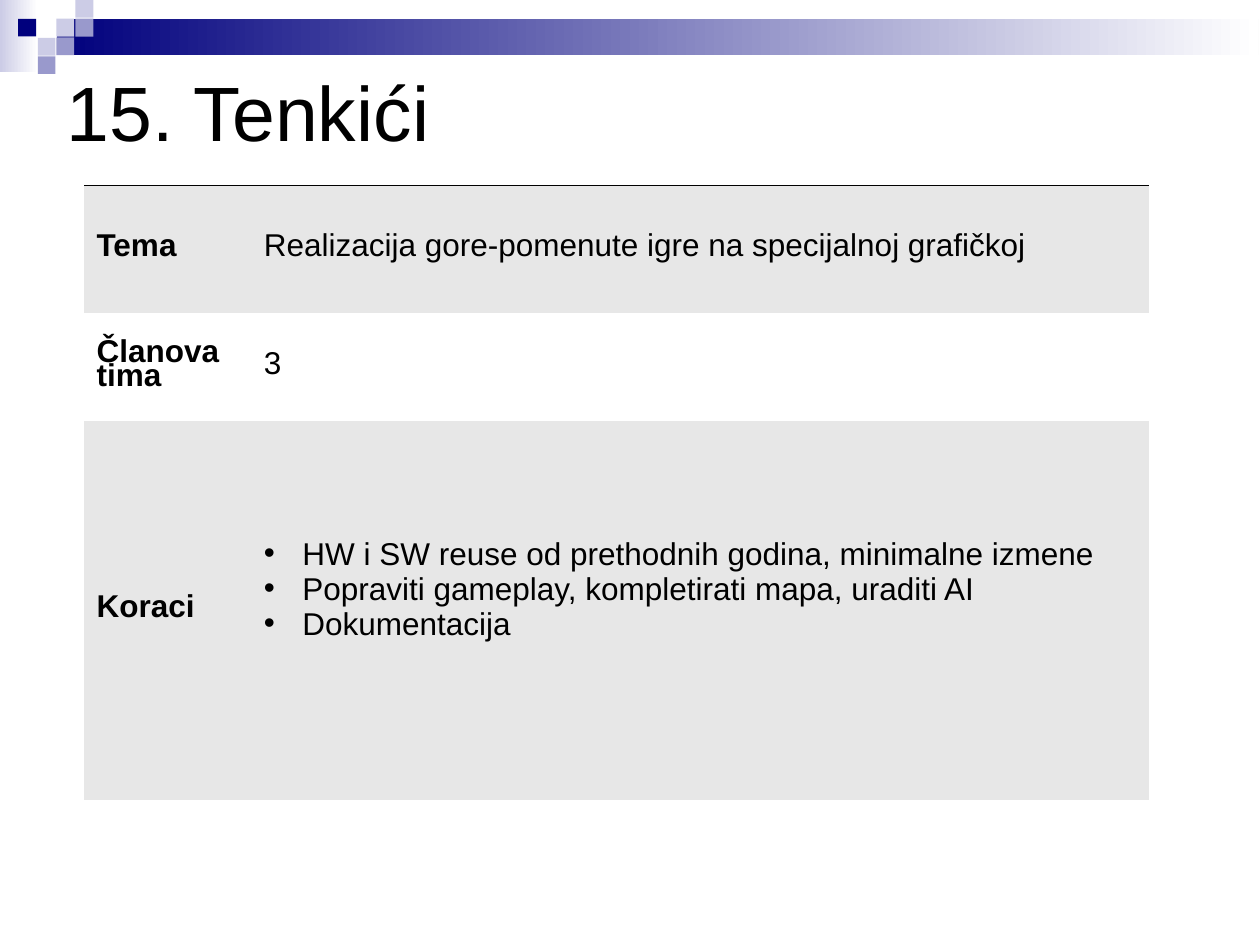
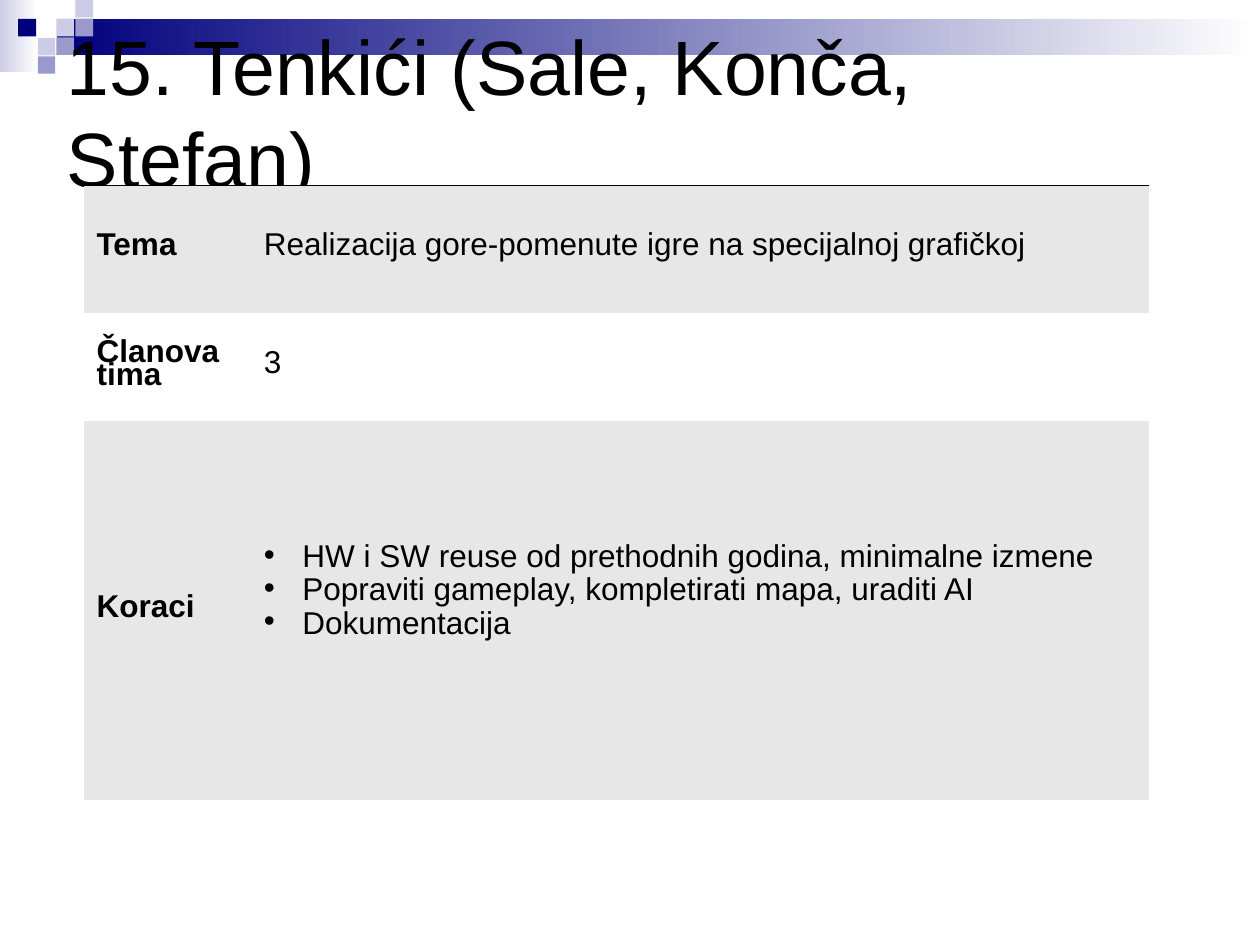
Before and after one commit to stefankoncarevic/projects_2018, a slide deck: slide 17 of LPRS2_projekti.ppt. Drawn at 1260x945 pixels with LibreOffice and Linux fonts; fonts in the diff are those of the drawing. Boxes give left, top, right and bottom in pixels: in the first picture for what was removed or moved away, otherwise in the second. Text is boxed around its words. In the diff, an @@ line names an element or a change of style, - is before the commit and + after.

```diff
--- a/LPRS2_projekti.ppt
+++ b/LPRS2_projekti.ppt
@@ text at (x1=67, y1=33, x2=913, y2=187): text changed @@
-15. Tenkići
+15. Tenkići (Sale, Konča, Stefan)
@@ table at (x1=84, y1=185, x2=1149, y2=800) @@
@@ line spacing 0.69 to 0.65 @@
```
Also in this commit, not shown: 19 other slides changed.
